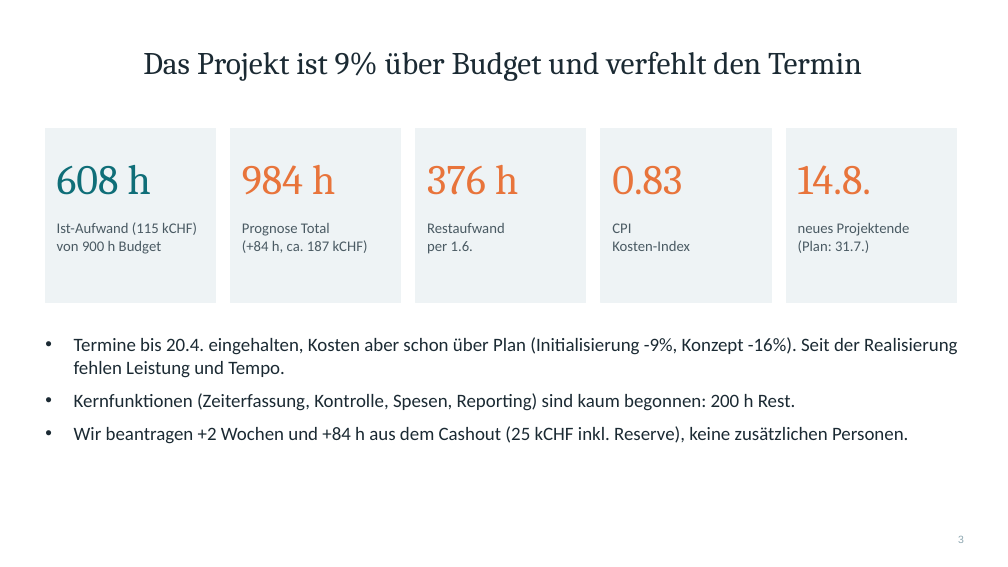
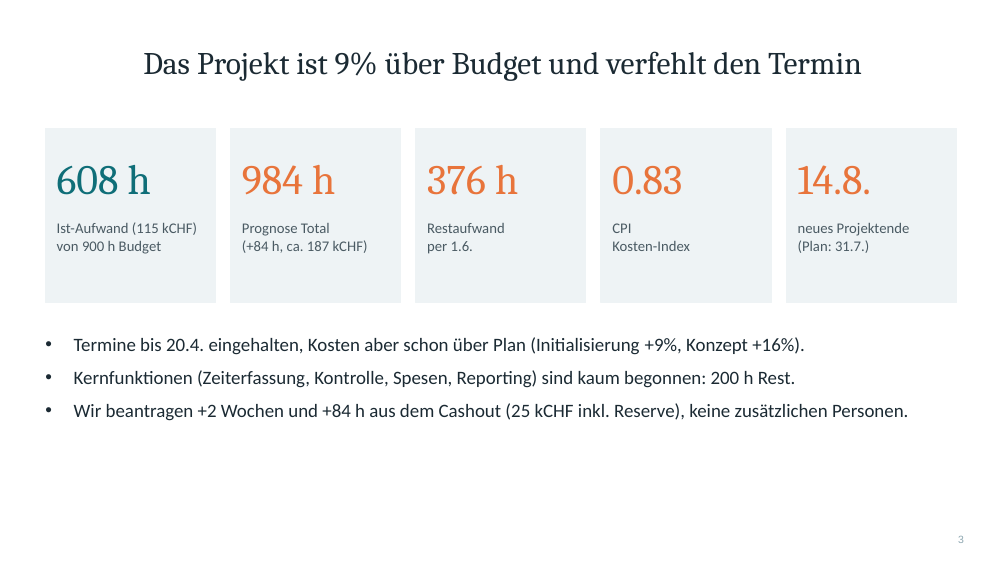
Before and after one commit to C4RN1V0R/Projektanalyse-pmqm, a slide deck: slide 3 of Projektpraesentation.pptx. Drawn at 1008x567 pixels with LibreOffice and Linux fonts; fonts in the diff are those of the drawing. Boxes give left, top, right and bottom in pixels: in the first picture for what was removed or moved away, otherwise in the second. Text is boxed around its words. In the diff, an @@ line names an element or a change of style, - is before the commit and + after.

```diff
--- a/Projektpraesentation.pptx
+++ b/Projektpraesentation.pptx
@@ text at (74,337,805,355): text changed @@
-• Termine bis 20.4. eingehalten, Kosten aber schon über Plan (Initialisierung -9%, Konzept -16%). Seit der Realisierung fehlen Leistung und Tempo.
+• Termine bis 20.4. eingehalten, Kosten aber schon über Plan (Initialisierung +9%, Konzept +16%).
```
Also in this commit, not shown: 4 other slides changed.
